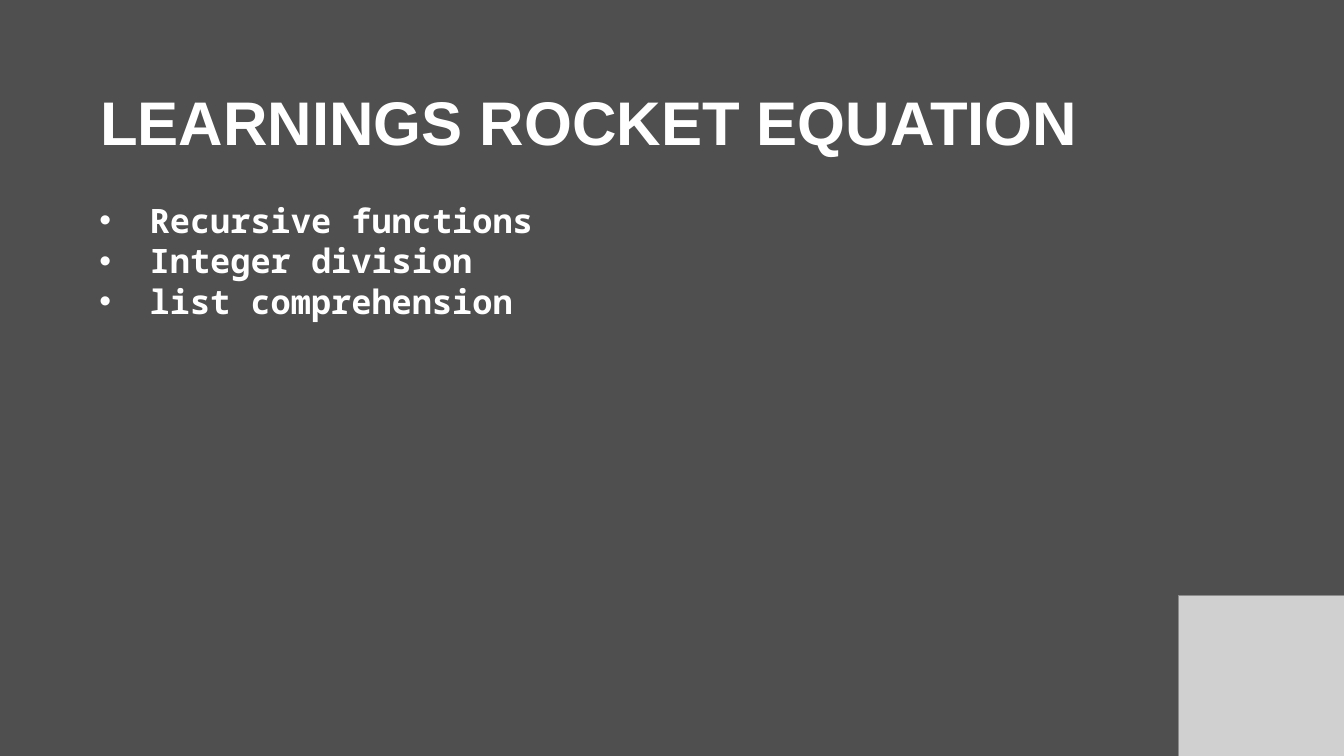
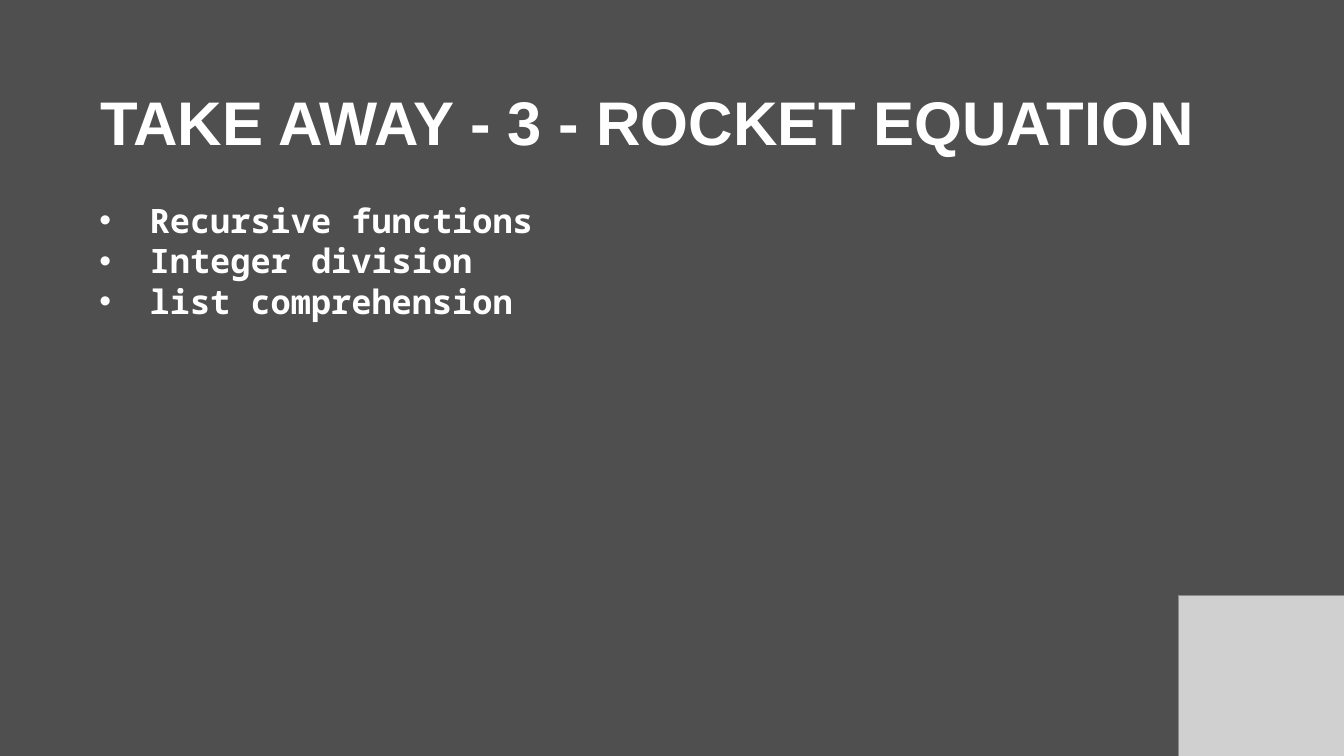
Before and after one commit to sfdehaes/be_pythonic, a slide deck: slide 8 of presentation_Pythonic.pptx. Drawn at 1344x756 pixels with LibreOffice and Linux fonts; fonts in the diff are those of the drawing; grey boxes stand for pictures. Boxes give left, top, right and bottom in pixels: in the first picture for what was removed or moved away, otherwise in the second. Text is boxed around its words. In the diff, an @@ line names an element or a change of style, - is before the commit and + after.

```diff
--- a/presentation_Pythonic.pptx
+++ b/presentation_Pythonic.pptx
@@ title at [100, 102, 1193, 156]: text changed @@
-LEARNINGS ROCKET EQUATION
+TAKE AWAY - 3 - ROCKET EQUATION
```
Also in this commit, not shown: 4 other slides changed, 2 other files.
